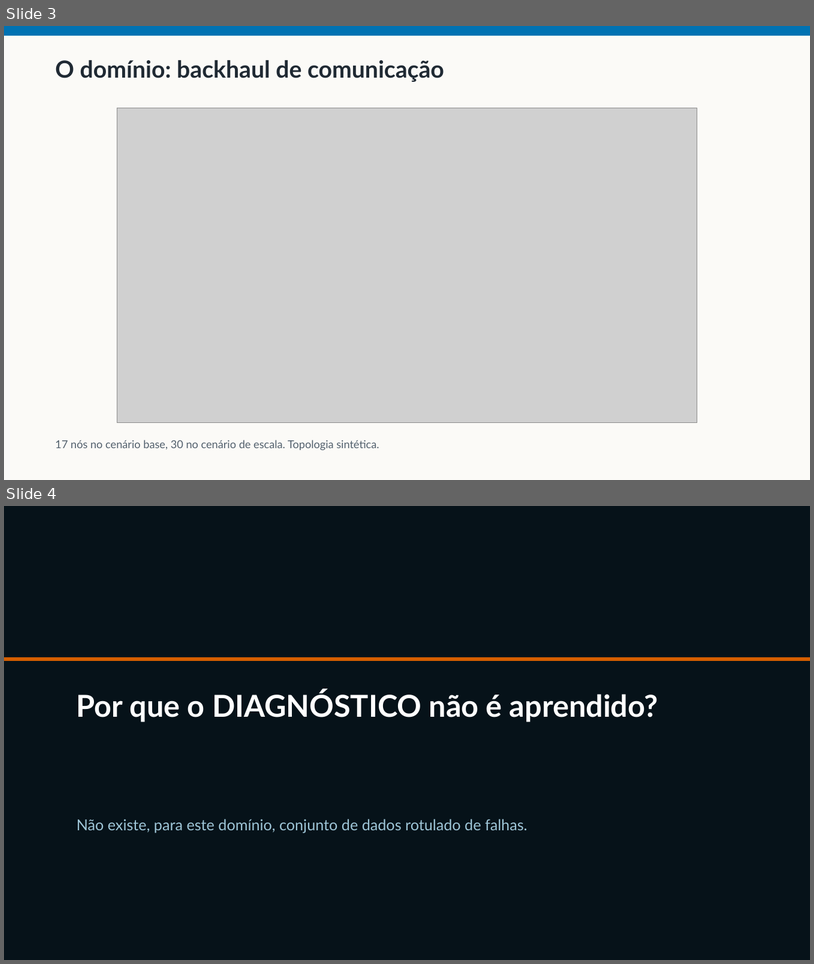
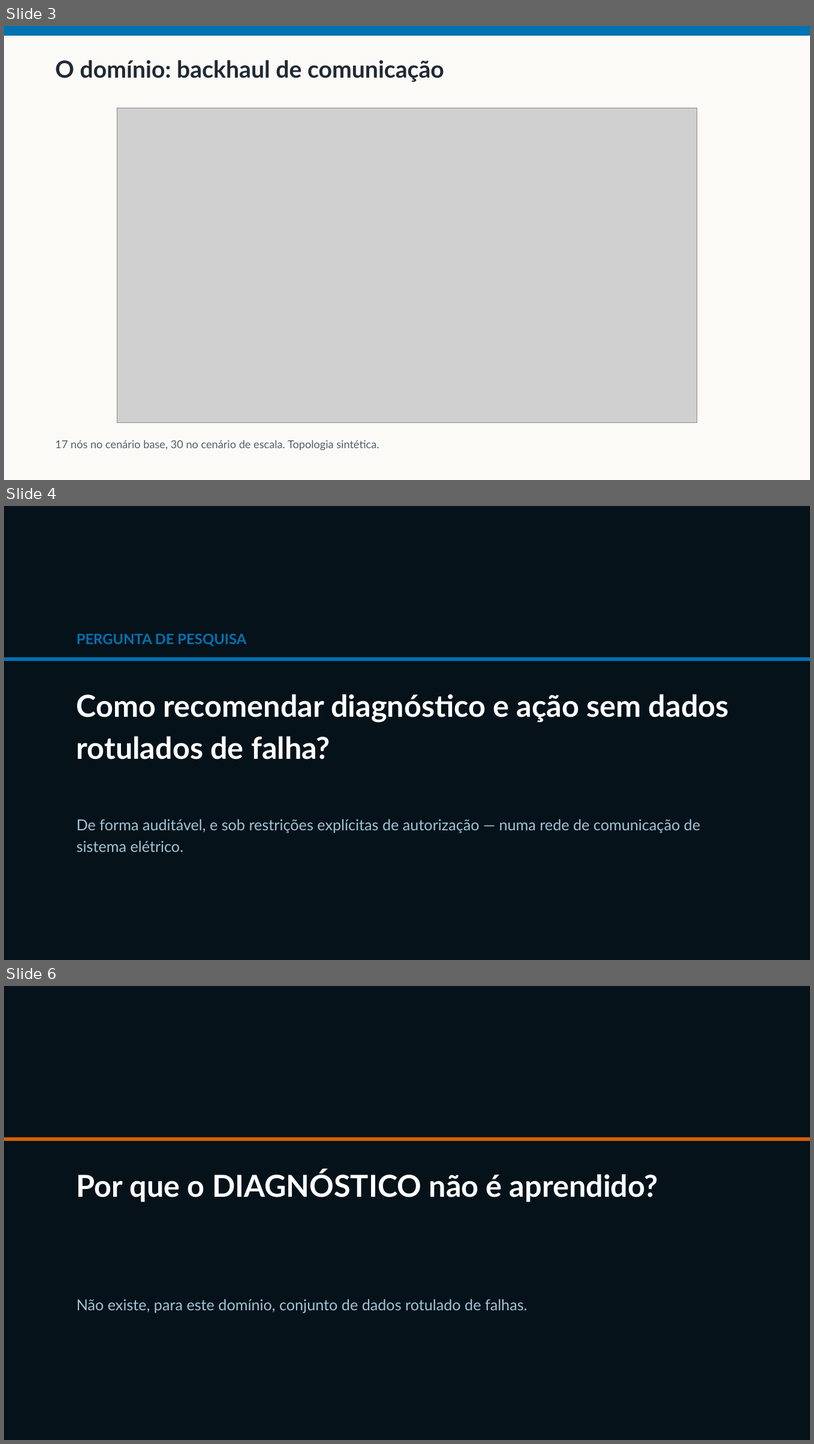
Before and after one commit to fsd-dantas/ai4systems, a slide deck: docs/presentation/ai-for-smartgrids-apresentacao.pptx. Shown one above the other, each under a label of ours: slides 3 and 4 before the commit, slides 3, 4 and 6 after it; the slides between them are not shown. The pictures are 814x964 and 814x1444 pixels, drawn with LibreOffice and Linux fonts; fonts in the diff are those of the drawing; grey boxes stand for pictures. Boxes give left, top, right and bottom in pixels: in the first picture for what was removed or moved away, otherwise in the second. Text is boxed around its words. In the diff, an @@ line names an element or a change of style, - is before the commit and + after.

```diff
--- a/docs/presentation/ai-for-smartgrids-apresentacao.pptx
+++ b/docs/presentation/ai-for-smartgrids-apresentacao.pptx
@@ slide 4 added at [4, 506, 810, 960], background #FFFFFF @@
@@ rectangle added at [4, 506, 810, 960], fill #061219 @@
@@ text added at [77, 633, 246, 646], 17 pt, text #0072B2, bold @@
+PERGUNTA DE PESQUISA
@@ rectangle added at [4, 657, 810, 661], fill #0072B2 @@
@@ text added at [77, 694, 729, 759], 36 pt, text #FFFFFF, bold @@
+Como recomendar diagnóstico e ação sem dados rotulados de falha?
@@ text added at [77, 819, 701, 852], 18 pt, text #9FC6D8 @@
+De forma auditável, e sob restrições explícitas de autorização — numa rede de comunicação de sistema elétrico.
@@ what was slide 4 is now slide 6 @@
```
Also in this commit, not shown: 2 slides changed, 1 other slide added, 2 other files.
